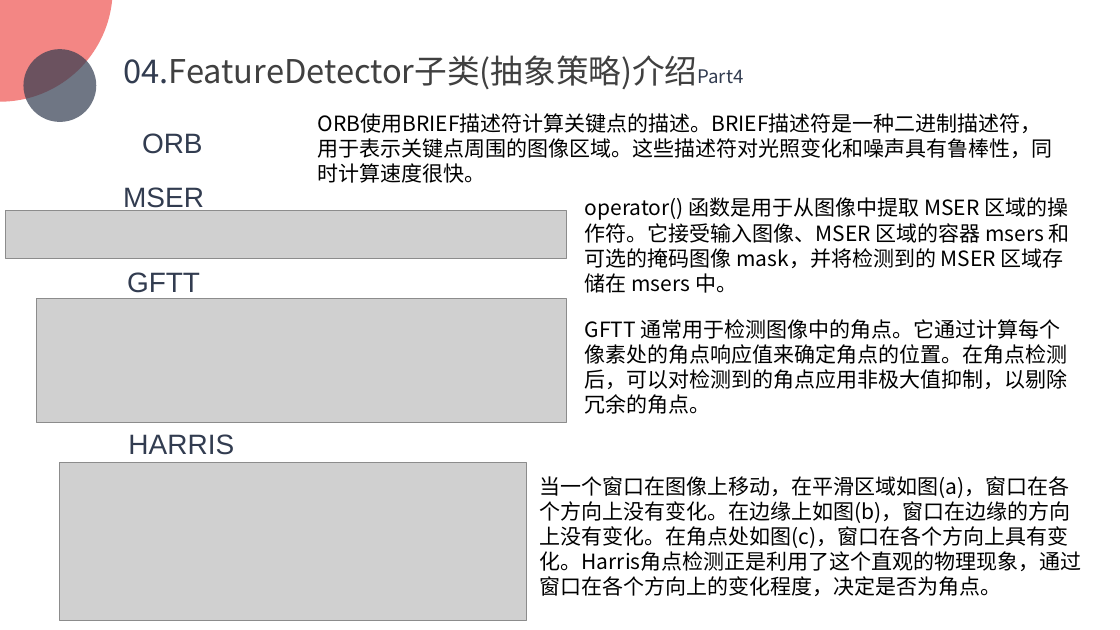
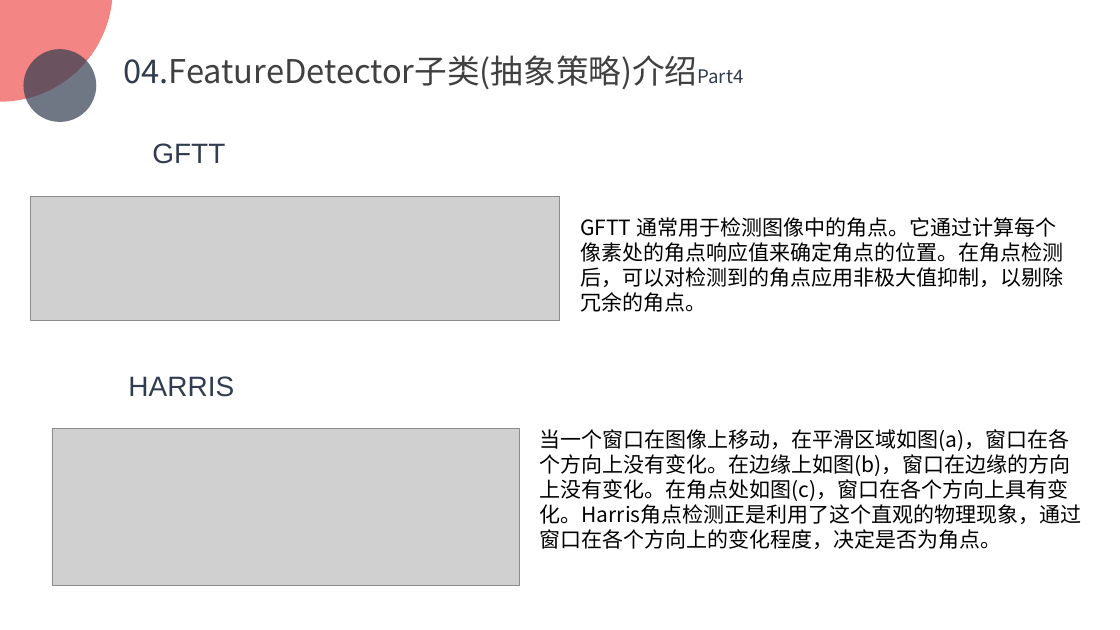
Before and after one commit to TJDPGr9/OpencvFeatureDetectorResearch, a slide deck: slide 15 of OpencvFInal/Opencv.pptx (slide 13 before the commit). Drawn at 1120x630 pixels with LibreOffice and Linux fonts; fonts in the diff are those of the drawing; grey boxes stand for pictures; background and template pictures are left out. Boxes give left, top, right and bottom in pixels: in the first picture for what was removed or moved away, otherwise in the second. Text is boxed around its words. In the diff, an @@ line names an element or a change of style, - is before the commit and + after.

```diff
--- a/OpencvFInal/Opencv.pptx
+++ b/OpencvFInal/Opencv.pptx
@@ text removed at box(318, 113, 1053, 183) @@
-ORB使用BRIEF描述符计算关键点的描述。BRIEF描述符是一种二进制描述符，用于表示关键点周围的图像区域。这些描述符对光照变化和噪声具有鲁棒性，同时计算速度很快。
@@ text "GFTT": place and size @@
-text "GFTT" at box(127, 272, 200, 293)
+text "GFTT" at box(152, 143, 225, 164)
@@ text removed at box(142, 133, 203, 154) @@
-ORB
@@ picture: place and size @@
-picture at box(37, 298, 567, 422)
+picture at box(30, 197, 560, 320)
@@ text removed at box(123, 187, 204, 212) @@
-MSER
@@ text removed at box(585, 197, 1070, 293) @@
-operator() 函数是用于从图像中提取 MSER 区域的操作符。它接受输入图像、MSER 区域的容器 msers 和可选的掩码图像 mask，并将检测到的 MSER 区域存储在 msers 中。
@@ picture removed at box(6, 211, 567, 258) @@
@@ text "GFTT 通常用于检测图像中的角点。它通过计算每个像素处的角点响应值来确定角点的位置。在角点检测后，可以对检测到的角点应 ...": place and size @@
-text "GFTT 通常用于检测图像中的角点。它通过计算每个像素处的角点响应值来确定角点的位置。在角点检测后，可以对检测到的角点应 ..." at box(585, 319, 1068, 414)
+text "GFTT 通常用于检测图像中的角点。它通过计算每个像素处的角点响应值来确定角点的位置。在角点检测后，可以对检测到的角点应 ..." at box(580, 217, 1063, 312)
@@ text "HARRIS": place and size @@
-text "HARRIS" at box(128, 434, 234, 455)
+text "HARRIS" at box(128, 376, 234, 397)
@@ picture: place and size @@
-picture at box(60, 463, 527, 621)
+picture at box(52, 429, 519, 586)
@@ text "当一个窗口在图像上移动，在平滑区域如图(a)，窗口在各个方向上没有变化。在边缘上如图(b)，窗口在边缘的方向上没有变化。 ...": place and size @@
-text "当一个窗口在图像上移动，在平滑区域如图(a)，窗口在各个方向上没有变化。在边缘上如图(b)，窗口在边缘的方向上没有变化。 ..." at box(540, 476, 1082, 596)
+text "当一个窗口在图像上移动，在平滑区域如图(a)，窗口在各个方向上没有变化。在边缘上如图(b)，窗口在边缘的方向上没有变化。 ..." at box(540, 429, 1082, 549)
```
Also in this commit, not shown: 1 other slide changed, 2 slides added.
